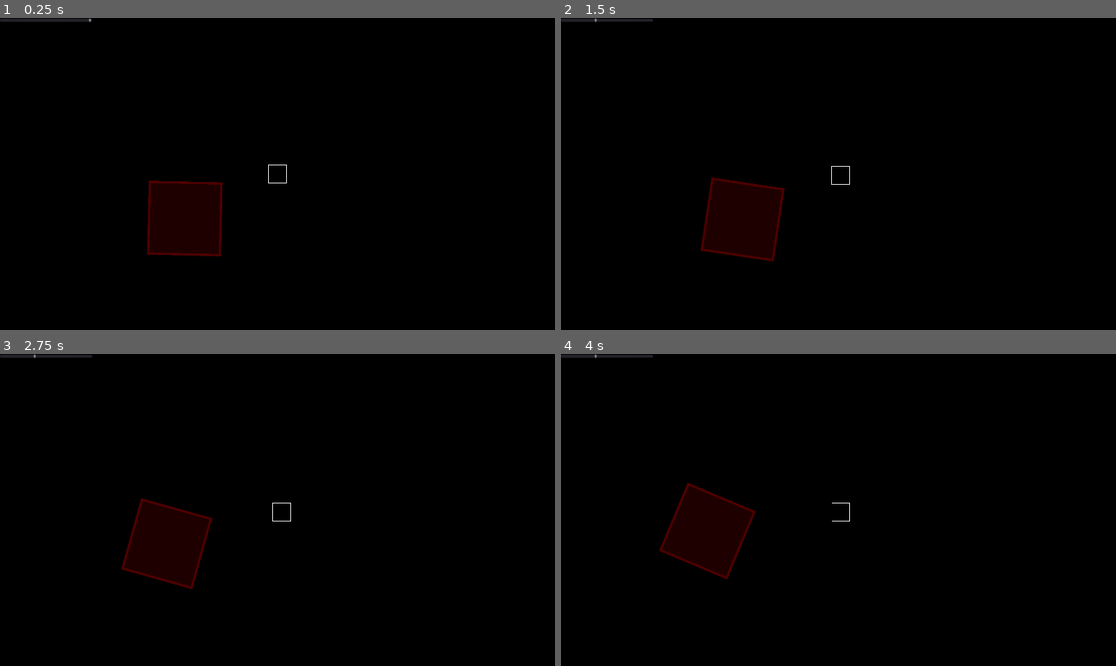
Above: before the commit, frames 1-4 (two rows, left to right).
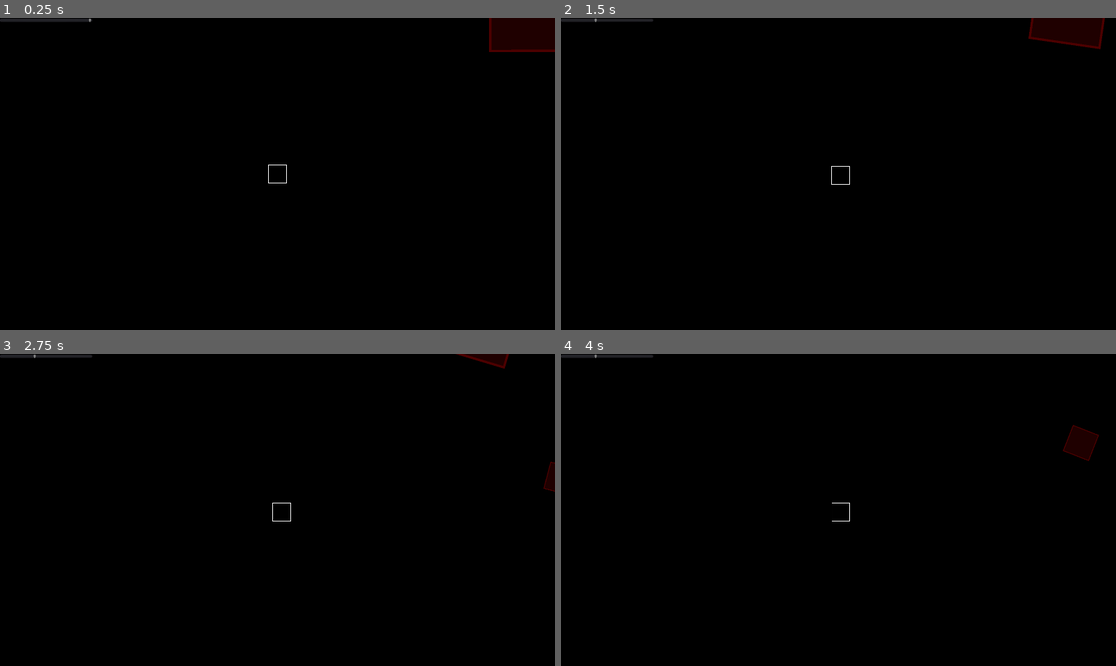
Above: after the commit, the same moments.

Repository: lekernelpanic/pound-probe
Game: Godot game, scene res://main.tscn
The game is run twice, just before and just after one commit, with the same random seed, the same clock (stepped at 60 frames per second) and the same inputs.
Inputs:
- Up to frame 1 (0.25 s): no input
- Up to frame 2 (1.5 s): hold Right (right) 0.53-1.28 s; hold Down (down) from 1.28 s (still down)
- Up to frame 3 (2.75 s): release Down (down) at 2.03 s; hold Right (right) from 2.03 s (still down)
- Up to frame 4 (4 s): release Right (right) at 2.78 s; hold Up (up) 2.78-3.53 s; hold Left (left) from 3.53 s (still down)

The runs differ from the first frame. In frame 1, 4.5% of the frame differs, in the area x 26-100%, y 0-77%; in frame 2, 4.3%; in frame 3, 3.5%; in frame 4, 3.6%.

Commit message:
Basic level generation

Diff:
--- a/asteroid/asteroid.tscn
+++ b/asteroids/asteroid/asteroid.tscn
@@ -1,12 +1,13 @@
 [gd_scene load_steps=4 format=2]
 
-[ext_resource path="res://asteroid/asteroid.gd" type="Script" id=1]
-[ext_resource path="res://asteroid/asteroid.png" type="Texture" id=2]
+[ext_resource path="res://asteroids/asteroid/asteroid.gd" type="Script" id=1]
+[ext_resource path="res://asteroids/asteroid/asteroid.png" type="Texture" id=2]
 
 [sub_resource type="RectangleShape2D" id=1]
 extents = Vector2( 32, 32 )
 
 [node name="asteroid" type="RigidBody2D"]
+can_sleep = false
 script = ExtResource( 1 )
 
 [node name="sprite" type="Sprite" parent="."]
--- /dev/null
+++ b/asteroids/asteroids.gd
@@ -0,0 +1,23 @@
+extends Node2D
+
+var OCURENCES = 256
+var MAX_DISTANCE = 10000
+var MAX_SCALE = 8
+var MAX_LINEAR_VELOCITY = 100
+var MAX_ANGULAR_VELOCITY = 0.2
+
+var asteroid_scene = preload("res://asteroids/asteroid/asteroid.tscn")
+var random = RandomNumberGenerator.new()
+
+func _ready():
+	random.randomize()
+	for n in range(OCURENCES):
+		add_child(_generate_asteroid())
+
+func _generate_asteroid():
+	var asteroid = asteroid_scene.instance();
+	asteroid.position = Vector2(random.randf_range(-MAX_DISTANCE, MAX_DISTANCE), random.randf_range(-MAX_DISTANCE, MAX_DISTANCE))
+	asteroid.applied_scale = random.randf_range(1, MAX_SCALE)
+	asteroid.linear_velocity = Vector2(random.randf_range(-100, 100), random.randf_range(-MAX_LINEAR_VELOCITY, MAX_LINEAR_VELOCITY))
+	asteroid.angular_velocity = random.randf_range(0, MAX_ANGULAR_VELOCITY)
+	return asteroid
--- /dev/null
+++ b/asteroids/asteroids.tscn
@@ -0,0 +1,6 @@
+[gd_scene load_steps=2 format=2]
+
+[ext_resource path="res://asteroids/asteroids.gd" type="Script" id=1]
+
+[node name="asteroids" type="Node2D"]
+script = ExtResource( 1 )
--- a/main.tscn
+++ b/main.tscn
@@ -2,7 +2,7 @@
 
 [ext_resource path="res://probe/probe.tscn" type="PackedScene" id=1]
 [ext_resource path="res://ui/ui.tscn" type="PackedScene" id=2]
-[ext_resource path="res://asteroid/asteroid.tscn" type="PackedScene" id=3]
+[ext_resource path="res://asteroids/asteroids.tscn" type="PackedScene" id=3]
 
 [node name="main" type="Node2D"]
 
@@ -10,8 +10,4 @@
 
 [node name="probe" parent="." instance=ExtResource( 1 )]
 
-[node name="asteroid" parent="." instance=ExtResource( 3 )]
-position = Vector2( -324, 153 )
-linear_velocity = Vector2( 15, 5 )
-angular_velocity = 0.1
-applied_scale = 4
+[node name="asteroids" parent="." instance=ExtResource( 3 )]
Renamed: asteroid/asteroid.gd -> asteroids/asteroid/asteroid.gd
Renamed: asteroid/asteroid.png -> asteroids/asteroid/asteroid.png
Not shown, changed: asteroids/asteroid/asteroid.png.import
